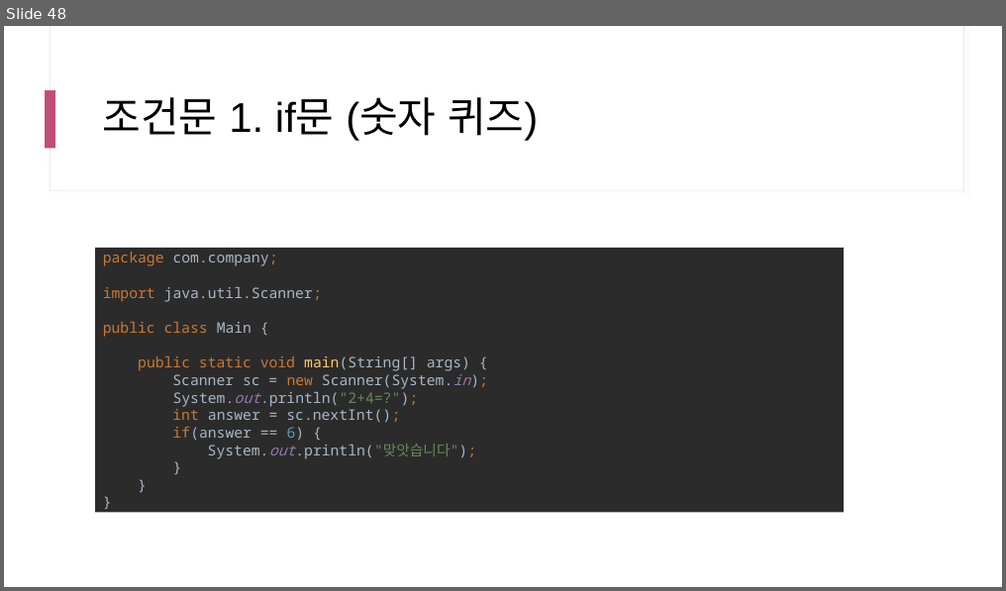
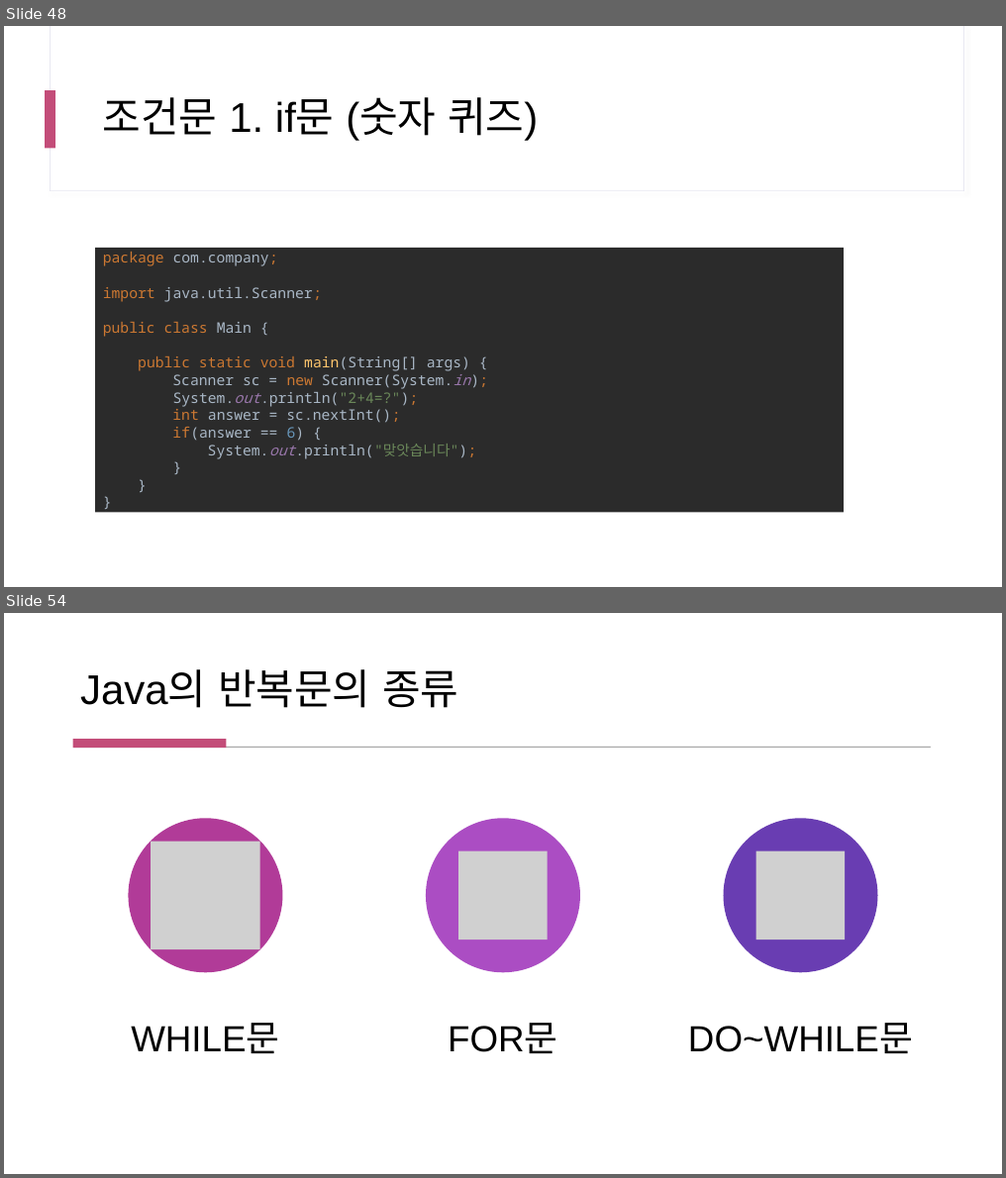
Before and after one commit to yhs0602/SPLIT_lecture_examples, a slide deck: docs/SPLIT 17차 Java.pptx. Shown one above the other, each under a label of ours: slide 48 before the commit, slides 48 and 54 after it; the slides between them are not shown. The pictures are 1006x591 and 1006x1178 pixels, drawn with LibreOffice and Linux fonts; fonts in the diff are those of the drawing; grey boxes stand for pictures. Boxes give left, top, right and bottom in pixels: in the first picture for what was removed or moved away, otherwise in the second. Text is boxed around its words. In the diff, an @@ line names an element or a change of style, - is before the commit and + after.

```diff
--- a/docs/SPLIT 17차 Java.pptx
+++ b/docs/SPLIT 17차 Java.pptx
@@ slide 54 added at <box>4,613,1002,1174</box>, background #FFFFFF; not listed: 2 template elements that a slide beside it also shows @@
@@ rectangle added at <box>4,613,1002,1174</box>, fill #FFFFFF @@
@@ title added at <box>80,669,458,708</box>, 40 pt, text #000000 @@
+Java의 반복문의 종류
@@ rectangle added at <box>73,739,227,748</box>, fill #C34D79 @@
@@ rectangle added at <box>75,747,931,748</box>, fill #595959 at 30% opacity, outline #595959 0.75 pt @@
@@ group added at <box>129,818,913,1054</box>: 3 ellipses, 3 pictures, 3 texts @@
+WHILE문
+FOR문
+DO~WHILE문
```
Also in this commit, not shown: 2 slides changed, 30 other slides added.
